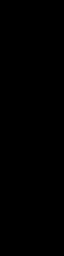
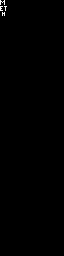
Comparing the layer stacks of the two 64 x 256 images. Changes:
painted on "Background" over [0, 0, 7, 16]
